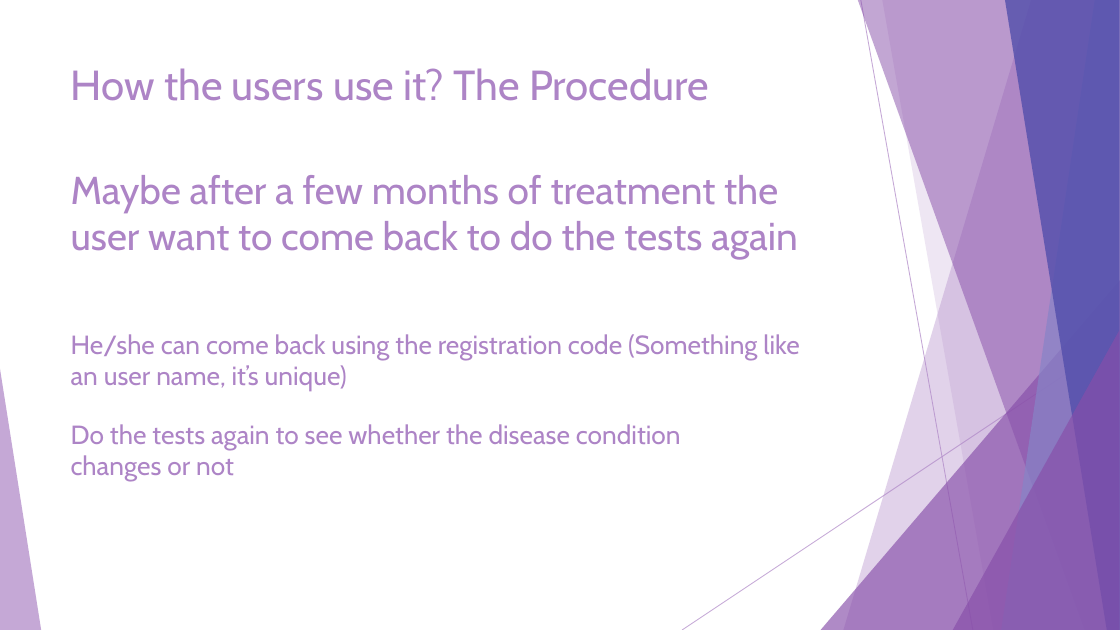
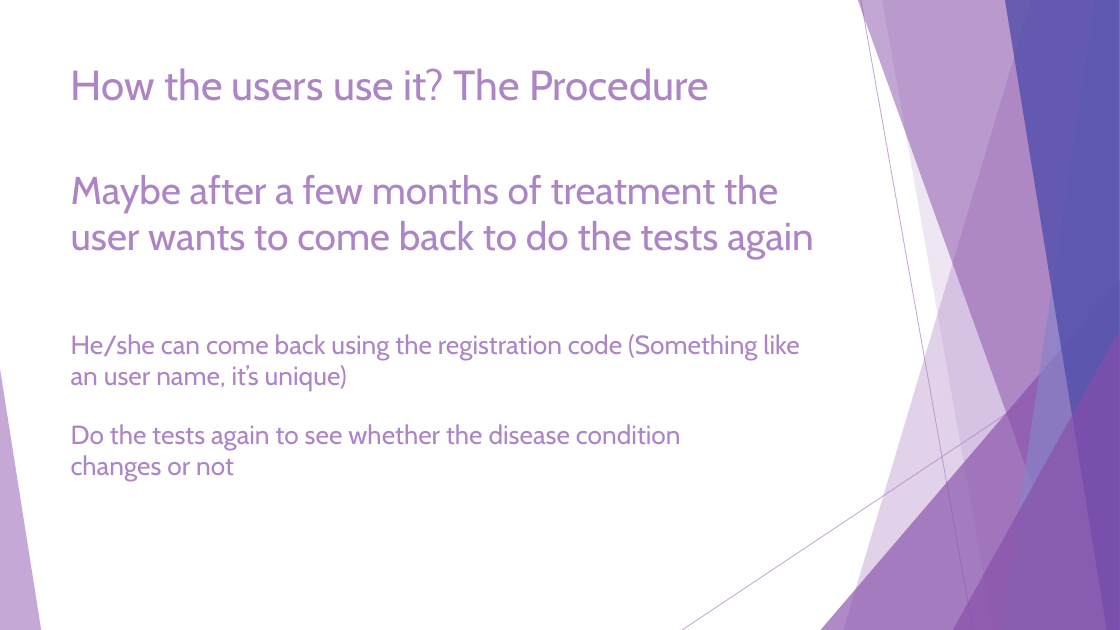
Before and after one commit to JiashuWu/NeuroGraph, a slide deck: slide 15 of Neurograph Project Presentation/Neurograph Presentation Jiashu Wu.pptx. Drawn at 1120x630 pixels with LibreOffice and Linux fonts; fonts in the diff are those of the drawing. Boxes give left, top, right and bottom in pixels: in the first picture for what was removed or moved away, otherwise in the second. Text is boxed around its words. In the diff, an @@ line names an element or a change of style, - is before the commit and + after.

Commit message:
Updated Neurograph Presentation;

```diff
--- a/Neurograph Project Presentation/Neurograph Presentation Jiashu Wu.pptx
+++ b/Neurograph Project Presentation/Neurograph Presentation Jiashu Wu.pptx
@@ text at bbox=[71, 175, 814, 259]: text changed @@
-Maybe after a few months of treatment the user want to come back to do the tests again
+Maybe after a few months of treatment the user wants to come back to do the tests again
```
Also in this commit, not shown: 1 other file.
